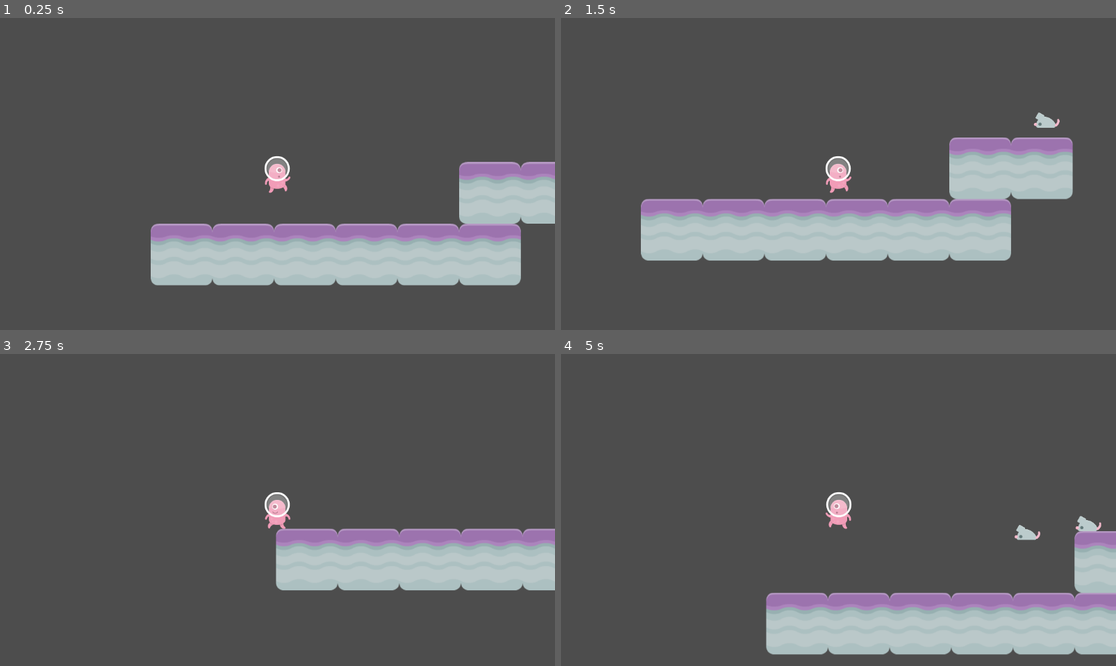
Above: before the commit, frames 1-4 (two rows, left to right).
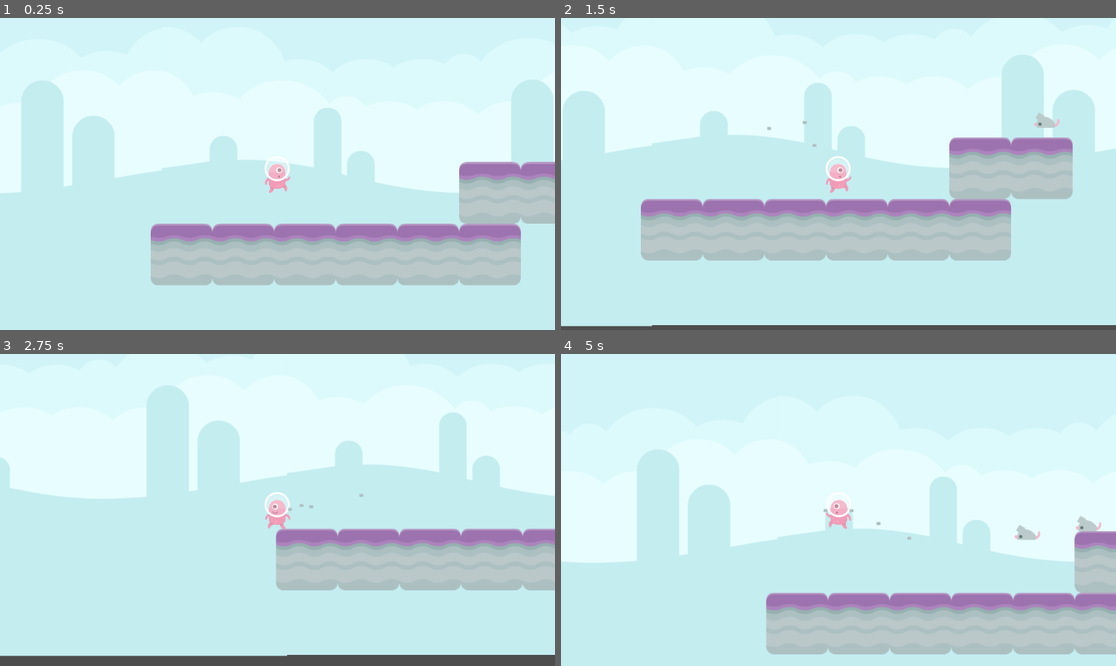
Above: after the commit, the same moments.

Repository: fritszoe/csui-gamedev-particles
Game: Godot game, scene res://scenes/Level 1.tscn
Same seed, same stepped clock (60 frames per second), same inputs: the game is played once before the commit and once after it.
Inputs:
- Up to frame 1 (0.25 s): no input
- Up to frame 2 (1.5 s): hold Right (right) from 0.53 s (still down); tap Space (jump) at 0.77 s
- Up to frame 3 (2.75 s): tap Space (jump) at 1.52 s; release Right (right) at 2.03 s; hold Left (left) from 2.03 s (still down)
- Up to frame 4 (5 s): release Left (left) at 2.78 s; hold Right (right) 2.78-4.28 s; tap Space (jump) at 3.02, 3.77, 4.52 s; hold Left (left) from 4.28 s (still down)

The runs differ from the first frame. In frame 1, 83% of the frame differs, in the area x 0-100%, y 0-100%; in frame 2, 81%; in frame 3, 87%, in the area x 0-100%, y 0-97%; in frame 4, 86%.
Error before the commit: Attempt to call function 'set_emitting' in base 'null instance' on a null instance. (res://Scripts/Player.gd:27)

Commit message:
added 2 spawners and delay between spawns so player need to time their movement

Diff:
--- a/scenes/Enemy.tscn
+++ b/scenes/Enemy.tscn
@@ -1,8 +1,9 @@
-[gd_scene load_steps=5 format=3 uid="uid://cbj425a8bldtb"]
+[gd_scene load_steps=6 format=3 uid="uid://cbj425a8bldtb"]
 
 [ext_resource type="Script" path="res://Scripts/Enemy.gd" id="1"]
-[ext_resource type="Texture2D" uid="uid://d3sjm662mv7dm" path="res://Assets/kenney_platformerpack/PNG/Enemies/mouse.png" id="2"]
+[ext_resource type="Texture2D" uid="uid://d3sjm662mv7dm" path="res://assets/kenney_platformerpack/PNG/Enemies/mouse.png" id="2"]
 [ext_resource type="PackedScene" path="res://scenes/Area Trigger.tscn" id="3_5vx5k"]
+[ext_resource type="Script" path="res://scenes/enemy_area.gd" id="4_4qbbf"]
 
 [sub_resource type="RectangleShape2D" id="1"]
 size = Vector2(52.924, 31.4302)
@@ -21,3 +22,5 @@
 
 [node name="Area3D Trigger2" parent="." instance=ExtResource("3_5vx5k")]
 scale = Vector2(0.172685, 0.0830508)
+script = ExtResource("4_4qbbf")
+sceneName = "Level 1"
--- a/scenes/Level 1.tscn
+++ b/scenes/Level 1.tscn
@@ -1,10 +1,13 @@
-[gd_scene load_steps=8 format=3 uid="uid://d3a2sgehaqjdt"]
+[gd_scene load_steps=12 format=3 uid="uid://d3a2sgehaqjdt"]
 
-[ext_resource type="PackedScene" uid="uid://beg452kqkfydx" path="res://Scenes/Player.tscn" id="1"]
+[ext_resource type="PackedScene" uid="uid://beg452kqkfydx" path="res://scenes/Player.tscn" id="1"]
+[ext_resource type="Texture2D" uid="uid://c1r4hnfbn0dfb" path="res://assets/kenney_platformerpack/PNG/Backgrounds/blue_grass.png" id="1_4evlx"]
 [ext_resource type="PackedScene" uid="uid://cbrrsfnbg3p0g" path="res://scenes/Spawner.tscn" id="1_yaxqa"]
-[ext_resource type="Texture2D" uid="uid://r37ts0nyebjk" path="res://Assets/Familiar Looking Rocket.png" id="3"]
+[ext_resource type="Texture2D" uid="uid://r37ts0nyebjk" path="res://assets/Familiar Looking Rocket.png" id="3"]
 [ext_resource type="Texture2D" uid="uid://dd7fcijo64bic" path="res://assets/kenney_platformerpack/Spritesheets/spritesheet_gr_planet.png" id="4_8s0ta"]
 [ext_resource type="PackedScene" path="res://scenes/Area Trigger.tscn" id="4_t7cob"]
+[ext_resource type="PackedScene" path="res://scenes/Win Screen.tscn" id="5_t8dyl"]
+[ext_resource type="PackedScene" uid="uid://d3a2sgehaqjdt" path="res://scenes/Level 1.tscn" id="6_i3em3"]
 
 [sub_resource type="TileSetAtlasSource" id="TileSetAtlasSource_we7op"]
 texture = ExtResource("4_8s0ta")
@@ -42,7 +45,35 @@
 physics_layer_0/collision_layer = 1
 sources/0 = SubResource("TileSetAtlasSource_we7op")
 
+[sub_resource type="ParticleProcessMaterial" id="ParticleProcessMaterial_mtd1d"]
+particle_flag_disable_z = true
+emission_shape = 3
+emission_box_extents = Vector3(2000, 10, 0)
+spread = 20.0
+gravity = Vector3(-500, 500, 0)
+scale_max = 10.0
+color = Color(0.833805, 0.948933, 0.989214, 1)
+
 [node name="Level 1" type="Node2D"]
+
+[node name="BlueGrass3" type="Sprite2D" parent="."]
+position = Vector2(2431, 6)
+texture = ExtResource("1_4evlx")
+
+[node name="BlueGrass2" type="Sprite2D" parent="."]
+position = Vector2(1414, 8)
+texture = ExtResource("1_4evlx")
+
+[node name="BlueGrass" type="Sprite2D" parent="."]
+position = Vector2(400, 6)
+texture = ExtResource("1_4evlx")
+
+[node name="BlueGrass" type="Sprite2D" parent="BlueGrass"]
+position = Vector2(-1017, 2)
+texture = ExtResource("1_4evlx")
+
+[node name="Spawner2" parent="." instance=ExtResource("1_yaxqa")]
+position = Vector2(1736, 367)
 
 [node name="Spawner" parent="." instance=ExtResource("1_yaxqa")]
 position = Vector2(734, 90)
@@ -52,14 +83,23 @@
 texture = ExtResource("3")
 
 [node name="Area3D Trigger" parent="Sprite2D" instance=ExtResource("4_t7cob")]
+scene = ExtResource("5_t8dyl")
 
 [node name="Area3D Trigger2" parent="." instance=ExtResource("4_t7cob")]
 position = Vector2(2170.27, 73.2836)
+scene = ExtResource("6_i3em3")
 
 [node name="TileMap" type="TileMap" parent="."]
 tile_set = SubResource("TileSet_5i4ah")
 format = 2
-layer_0/tile_data = PackedInt32Array(196607, 0, 0, 131072, 0 …(189 unchanged characters)… 6624, 0, 0, 196625, 0, 0, 196626, 0, 0, 131079, 0, 0, 65543, 0, 0, 131080, 0, 0, 65540, 0, 0, 65541, 0, 0)
+layer_0/tile_data = PackedInt32Array(196607, 0, 0, 131072, 0 …(189 unchanged characters)… 6624, 0, 0, 196625, 0, 0, 196626, 0, 0, 65543, 0, 0, 65540, 0, 0, 65541, 0, 0, 131080, 0, 1)
 
 [node name="Player" parent="." instance=ExtResource("1")]
 position = Vector2(135.152, 106.001)
+
+[node name="GPUParticles2D" type="GPUParticles2D" parent="."]
+amount = 100
+process_material = SubResource("ParticleProcessMaterial_mtd1d")
+lifetime = 4.0
+visibility_rect = Rect2(-100, -100, 2000, 500)
+trail_enabled = true
--- a/scenes/Player.tscn
+++ b/scenes/Player.tscn
@@ -1,7 +1,8 @@
-[gd_scene load_steps=8 format=3 uid="uid://beg452kqkfydx"]
+[gd_scene load_steps=10 format=3 uid="uid://beg452kqkfydx"]
 
 [ext_resource type="Script" path="res://Scripts/Player.gd" id="1"]
-[ext_resource type="Texture2D" uid="uid://d2oej36eq8vvl" path="res://Assets/kenney_platformerpack/Spritesheets/spritesheet_alien.png" id="2"]
+[ext_resource type="Texture2D" uid="uid://d2oej36eq8vvl" path="res://assets/kenney_platformerpack/Spritesheets/spritesheet_alien.png" id="2"]
+[ext_resource type="Texture2D" uid="uid://dpnuijhsx0eak" path="res://assets/kenney_platformerpack/PNG/Particles/brickGrey_small.png" id="3_s41kk"]
 
 [sub_resource type="RectangleShape2D" id="1"]
 size = Vector2(52.924, 76.884)
@@ -61,6 +62,15 @@
 "Walk": SubResource("4")
 }
 
+[sub_resource type="ParticleProcessMaterial" id="ParticleProcessMaterial_beunl"]
+particle_flag_disable_z = true
+emission_shape = 3
+emission_box_extents = Vector3(30, 1, 1)
+spread = 180.0
+initial_velocity_min = 50.0
+initial_velocity_max = 50.0
+gravity = Vector3(0, -200, 0)
+
 [node name="Player" type="CharacterBody2D"]
 script = ExtResource("1")
 
@@ -80,3 +90,9 @@
 }
 
 [node name="Camera2D" type="Camera2D" parent="."]
+
+[node name="GPUParticles2D" type="GPUParticles2D" parent="."]
+amount = 4
+process_material = SubResource("ParticleProcessMaterial_beunl")
+texture = ExtResource("3_s41kk")
+lifetime = 0.5
--- /dev/null
+++ b/scenes/enemy_area.gd
@@ -0,0 +1,7 @@
+extends Area2D
+
+@export var sceneName: String = "Level 1"
+
+func _on_Area_Trigger_body_entered(body):
+	if body.get_name() == "Player":
+		get_tree().change_scene_to_file(str("res://Scenes/" + sceneName + ".tscn"))
--- a/scripts/Area2D.gd
+++ b/scripts/Area2D.gd
@@ -1,7 +1,7 @@
 extends Area2D
 
-@export var sceneName: String = "Level 1"
+@export var scene: PackedScene
 
 func _on_Area_Trigger_body_entered(body):
-	if body.get_name() == "Player":
-		get_tree().change_scene_to_file(str("res://Scenes/" + sceneName + ".tscn"))
+	if body.name == "Player" and scene:
+		get_tree().change_scene_to_packed(scene)
--- a/scripts/Spawner.gd
+++ b/scripts/Spawner.gd
@@ -3,16 +3,33 @@
 @onready var enemy = preload("res://Scenes/Enemy.tscn")
 
 @export var spawn_rate: float = 0.3
+@export var active_duration: float = 5.0
+@export var pause_duration: float = 2.0
 
 var current_time = 0
+var state_timer = 0.0
+var is_spawning = true
 
 func _ready():
 	current_time = spawn_rate
+	state_timer = active_duration
 
 func _process(delta):
-	current_time -= delta
-	if current_time <= 0:
-		current_time = spawn_rate
+	state_timer -= delta
+	if is_spawning:
+		current_time -= delta
+		if current_time <= 0:
+			current_time = spawn_rate
+			var new_enemy = enemy.instantiate()
+			add_child(new_enemy)
 
-		var new_enemy = enemy.instantiate()
-		add_child(new_enemy)
+		# Transition to pause state
+		if state_timer <= 0:
+			is_spawning = false
+			state_timer = pause_duration
+	else:
+		# Pause state
+		if state_timer <= 0:
+			is_spawning = true
+			state_timer = active_duration
+			current_time = spawn_rate
